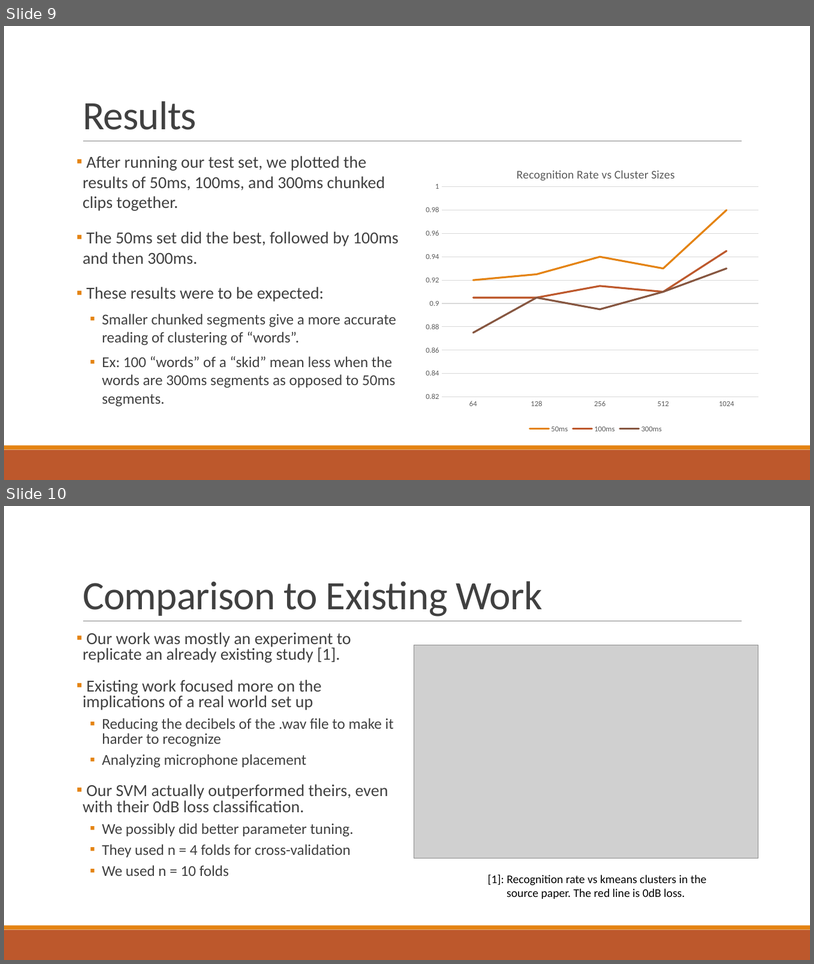
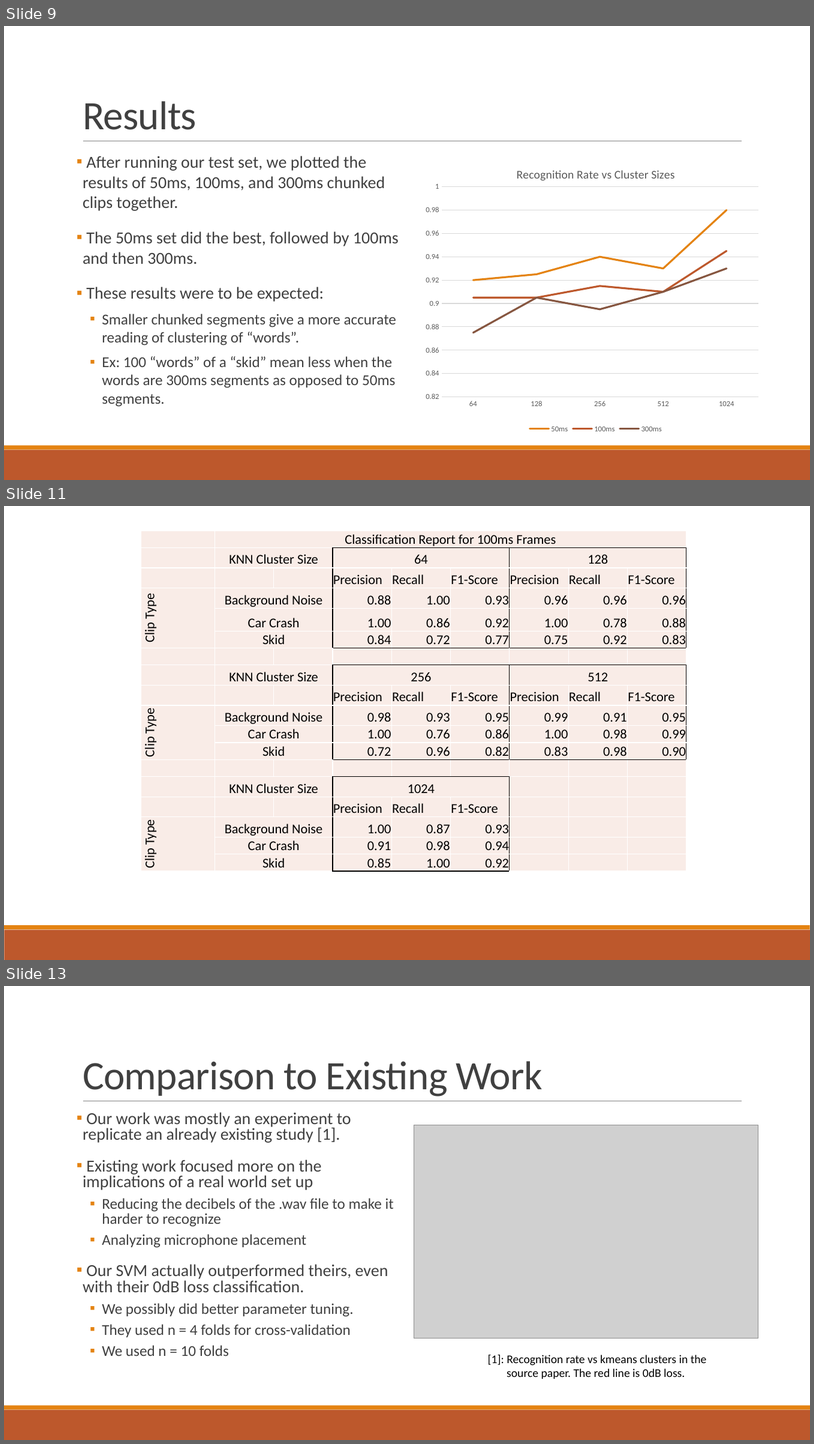
Before and after one commit to crabtreej/CrashAudioClassifier, a slide deck: AI_2_Presentation.pptx. Shown one above the other, each under a label of ours: slides 9 and 10 before the commit, slides 9, 11 and 13 after it; the slides between them are not shown. The pictures are 814x964 and 814x1444 pixels, drawn with LibreOffice and Linux fonts; fonts in the diff are those of the drawing; grey boxes stand for pictures. Boxes give left, top, right and bottom in pixels: in the first picture for what was removed or moved away, otherwise in the second. Text is boxed around its words. In the diff, an @@ line names an element or a change of style, - is before the commit and + after.

Commit message:
added tables to pp

```diff
--- a/AI_2_Presentation.pptx
+++ b/AI_2_Presentation.pptx
@@ slide 11 added at <box>4,506,810,960</box>, background #FFFFFF; not listed: 2 template elements that a slide beside it also shows @@
@@ table added at <box>141,531,689,873</box>, 18 rows, 9 columns @@
+ | Classification Report for 100ms Frames |  |  |  |  |  |  | 
+ | KNN Cluster Size |  | 64 |  |  | 128 |  | 
+ |  |  | Precision | Recall | F1-Score | Precision | Recall | F1-Score
+Clip Type | Background Noise |  | 0.88 | 1.00 | 0.93 | 0.96 | 0.96 | 0.96
+ | Car Crash |  | 1.00 | 0.86 | 0.92 | 1.00 | 0.78 | 0.88
+ | Skid |  | 0.84 | 0.72 | 0.77 | 0.75 | 0.92 | 0.83
+ |  |  |  |  |  |  |  | 
+ | KNN Cluster Size |  | 256 |  |  | 512 |  | 
+ |  |  | Precision | Recall | F1-Score | Precision | Recall | F1-Score
+Clip Type | Background Noise |  | 0.98 | 0.93 | 0.95 | 0.99 | 0.91 | 0.95
+ | Car Crash |  | 1.00 | 0.76 | 0.86 | 1.00 | 0.98 | 0.99
+ | Skid |  | 0.72 | 0.96 | 0.82 | 0.83 | 0.98 | 0.90
+ |  |  |  |  |  |  |  | 
+ | KNN Cluster Size |  | 1024 |  |  |  |  | 
+ |  |  | Precision | Recall | F1-Score |  |  | 
+Clip Type | Background Noise |  | 1.00 | 0.87 | 0.93 |  |  | 
+ | Car Crash |  | 0.91 | 0.98 | 0.94 |  |  | 
+ | Skid |  | 0.85 | 1.00 | 0.92 |  |  | 
@@ what was slide 10 is now slide 13 @@
```
Also in this commit, not shown: 2 other slides added.
